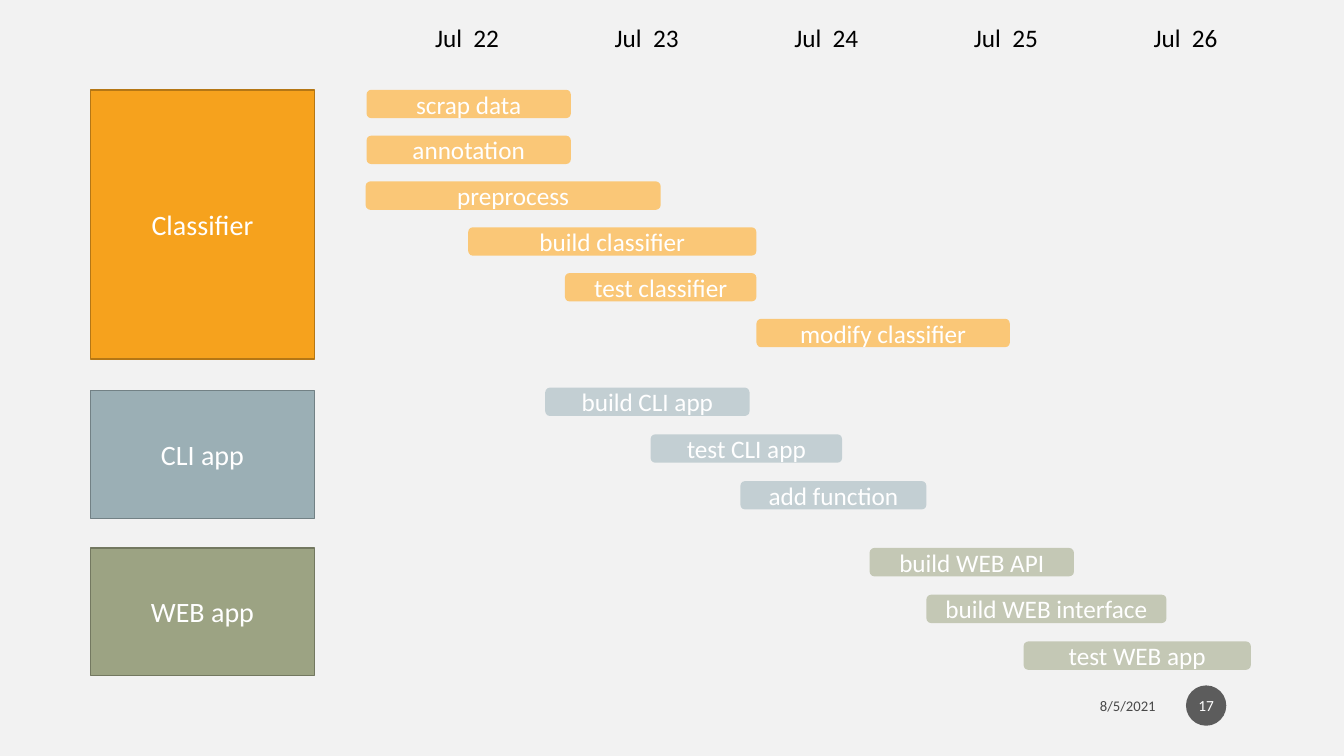
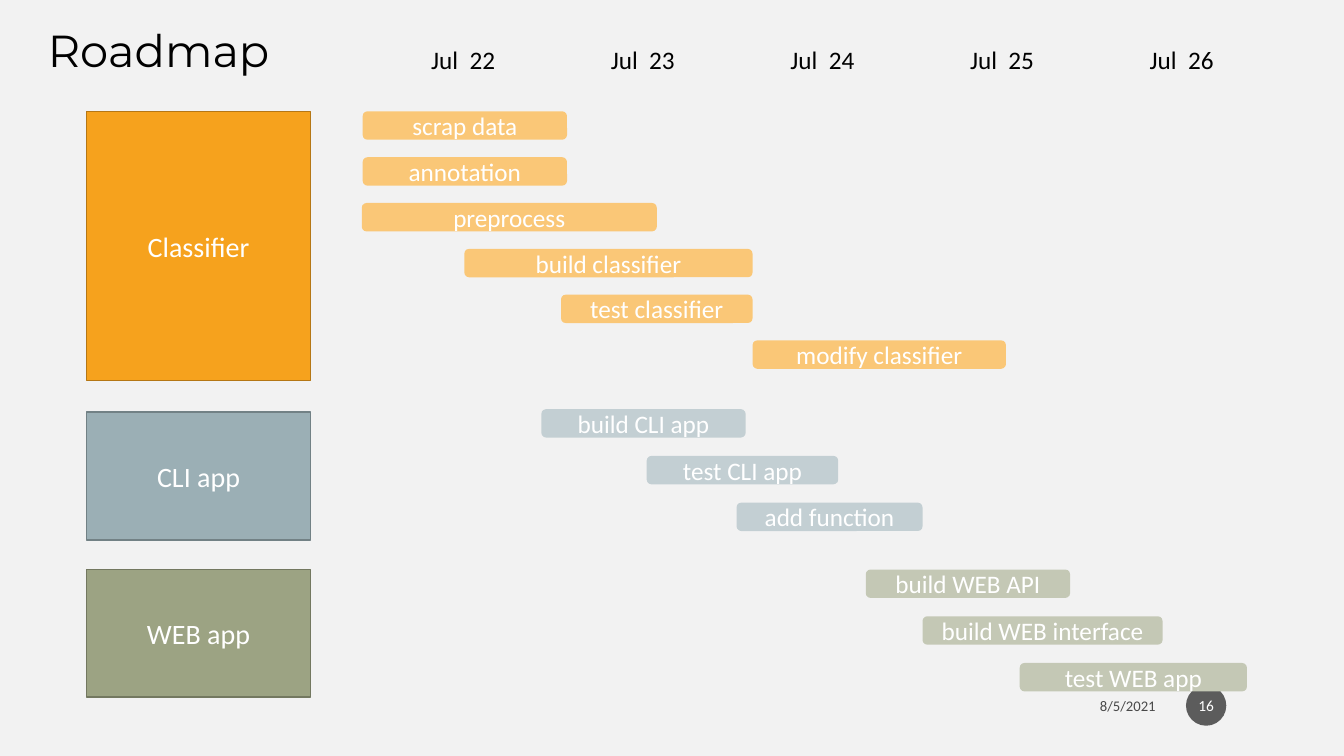
Before and after one commit to Weber12321/AD-classifier-side-project, a slide deck: slide 16 of AD_classifier.pptx (slide 17 before the commit). Drawn at 1344x756 pixels with LibreOffice and Linux fonts; fonts in the diff are those of the drawing; background and template pictures are left out. Boxes give left, top, right and bottom in pixels: in the first picture for what was removed or moved away, otherwise in the second. Text is boxed around its words. In the diff, an @@ line names an element or a change of style, - is before the commit and + after.

```diff
--- a/AD_classifier.pptx
+++ b/AD_classifier.pptx
@@ text added at <box>48,33,270,76</box>, 32 pt, text #000000 @@
+Roadmap
@@ 12 rounded rectangles, 5 texts, 3 rectangles: place and size @@
-12 rounded rectangles, 5 texts, 3 rectangles at <box>91,29,1250,676</box>
+12 rounded rectangles, 5 texts, 3 rectangles at <box>87,51,1247,697</box>
@@ page number at <box>1198,700,1214,711</box>: text changed @@
-17
+16
```
Also in this commit, not shown: 5 other slides changed, 2 slides added, 1 slide removed, 8 other files.
